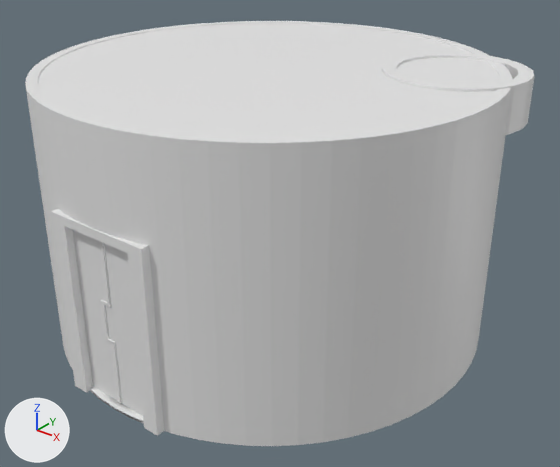
An edit to the FBX model Motores 1 Grupo T9/Assets/Models/InteriorOfShip.fbx, drawn before and after from the same camera.
Before and after are seen from a 50 mm camera at (15.34, -18.66, 14.7) aimed at (0.58, -0.22, 3.26). Arrows for +X, +Y and +Z are at lower left; the lights stay in place. The picture after the commit comes second. Where no turn or scale is listed for an object, it has been applied to the vertices.

Names of what the first picture shows: 'MarcoPuerta', 'Nave', 'NaveTecho', 'Puerta', 'detallePuerta', 'naveArriba'.
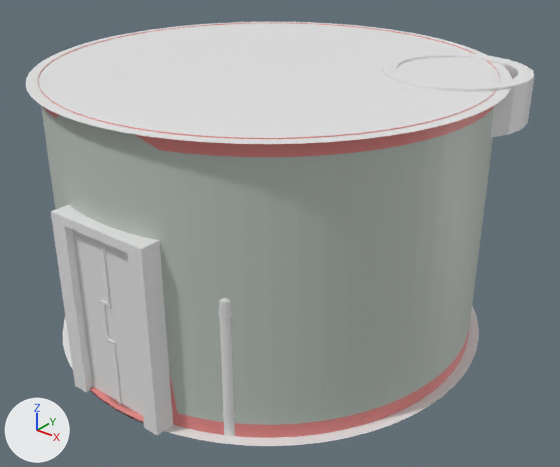
Pixel boxes (x1, y1, x2, y2) of what changed, in the pictures (560 x 467 px; the box of a moved part takes in the faces that stretch with it):
'Nave', reshaped
    before: (25, 21, 512, 446)
    after: (38, 23, 500, 438)
part 1 of me_cylinder_021, moved or reshaped
    before: (25, 21, 512, 439)
    after: (38, 23, 500, 438)
part 2 of me_cylinder_021, recoloured
    before: (26, 88, 511, 446)
    after: (41, 105, 494, 425)
part 3 of me_cylinder_021, recoloured
    before: (26, 21, 512, 423)
    after: (38, 23, 500, 438)
'NaveFloor', unchanged, uncovered by the edit
    after: (63, 306, 479, 446)
'TanqueOxigeno', unchanged, uncovered by the edit
    after: (218, 298, 235, 437)

Patch to the scene script:
```diff
--- a/Motores 1 Grupo T9/Assets/Models/InteriorOfShip.fbx.py
+++ b/Motores 1 Grupo T9/Assets/Models/InteriorOfShip.fbx.py
@@ mat_naveprincipal @@
+mat_naveprincipal = principled_material('NavePrincipal')
+mat_naveprincipal.base_color = (0.521, 0.578, 0.524)  # light grey #bfc8bf
@@ mat_navedetalles @@
+mat_navedetalles = principled_material('NaveDetalles')
+mat_navedetalles.base_color = (0.8, 0.251, 0.24)  # pink #e78986
@@ me_cylinder_021 @@
 # used by ob_nave; location = (0.0, 0.0, 6.97)
-me_cylinder_021.from_pydata(...)  # 328 vertices, 339 faces; spans x -7.33..7.33, y -7.33..7.33, z -6.98..1.87
+me_cylinder_021.from_pydata(...)  # 281 vertices, 221 faces; spans x -6.98..6.98, y -7.33..6.98, z -6.98..1.87
+# me_cylinder_021 part 1: 103 vertices moved from x -7.33..7.33, y -7.01..6.98, z -6.98..1.87 to x -6.98..6.98, y -6.68..6.98, z -6.52..1.39; 72 vertices removed from x -4.07..4.07, y -7.33..7.33, z -6.98..1.87; 25 vertices added at x -3.88..3.88, y -6.98..6.98, z -6.52..1.7
+# me_cylinder_021 part 2: 42 faces spanning x -6.98..6.98, y -6.45..5.39, z -6.52..1.39 switch from no material to mat_naveprincipal (light grey #bfc8bf)
+# me_cylinder_021 part 3: 127 faces spanning x -6.98..6.98, y -7.33..6.98, z -6.98..1.87 switch from no material to mat_navedetalles (pink #e78986)
```
